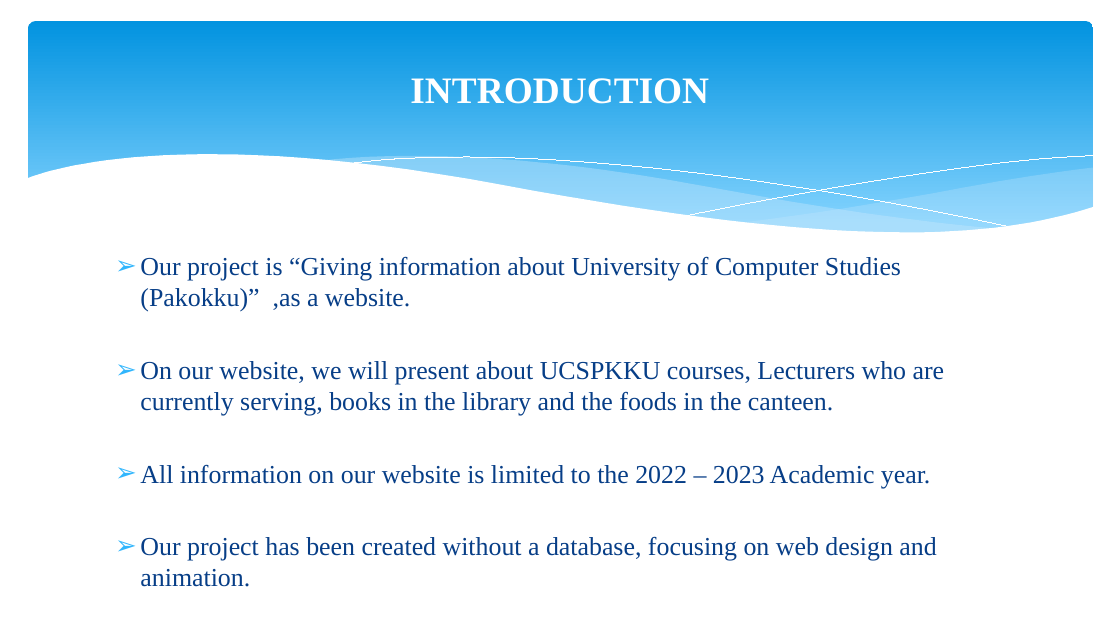
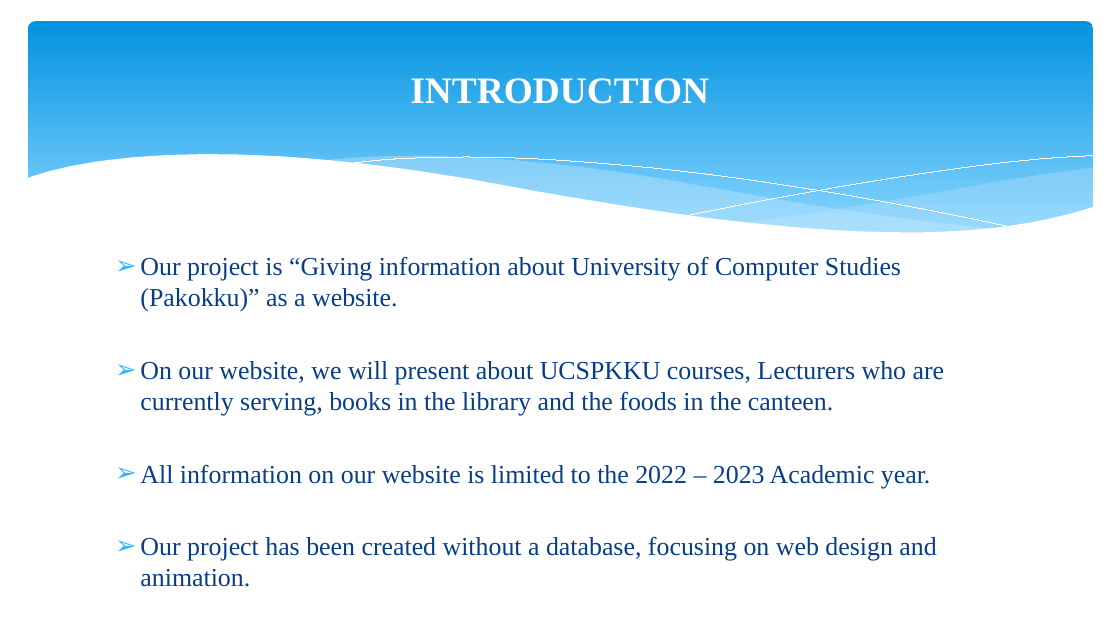
Before and after one commit to akwhtun/University-Of-Computer-Studies, a slide deck: slide 4 of University of Computer Studies, Pakokku.pptx. Drawn at 1120x630 pixels with LibreOffice and Linux fonts; fonts in the diff are those of the drawing. Boxes give left, top, right and bottom in pixels: in the first picture for what was removed or moved away, otherwise in the second. Text is boxed around its words. In the diff, an @@ line names an element or a change of style, - is before the commit and + after.

```diff
--- a/University of Computer Studies, Pakokku.pptx
+++ b/University of Computer Studies, Pakokku.pptx
@@ text at (x1=140, y1=256, x2=901, y2=312): text changed @@
-➢ Our project is “Giving information about University of Computer Studies (Pakokku)” ,as a website.
+➢ Our project is “Giving information about University of Computer Studies (Pakokku)” as a website.
```
Also in this commit, not shown: 2 other slides changed, 36 other files.
